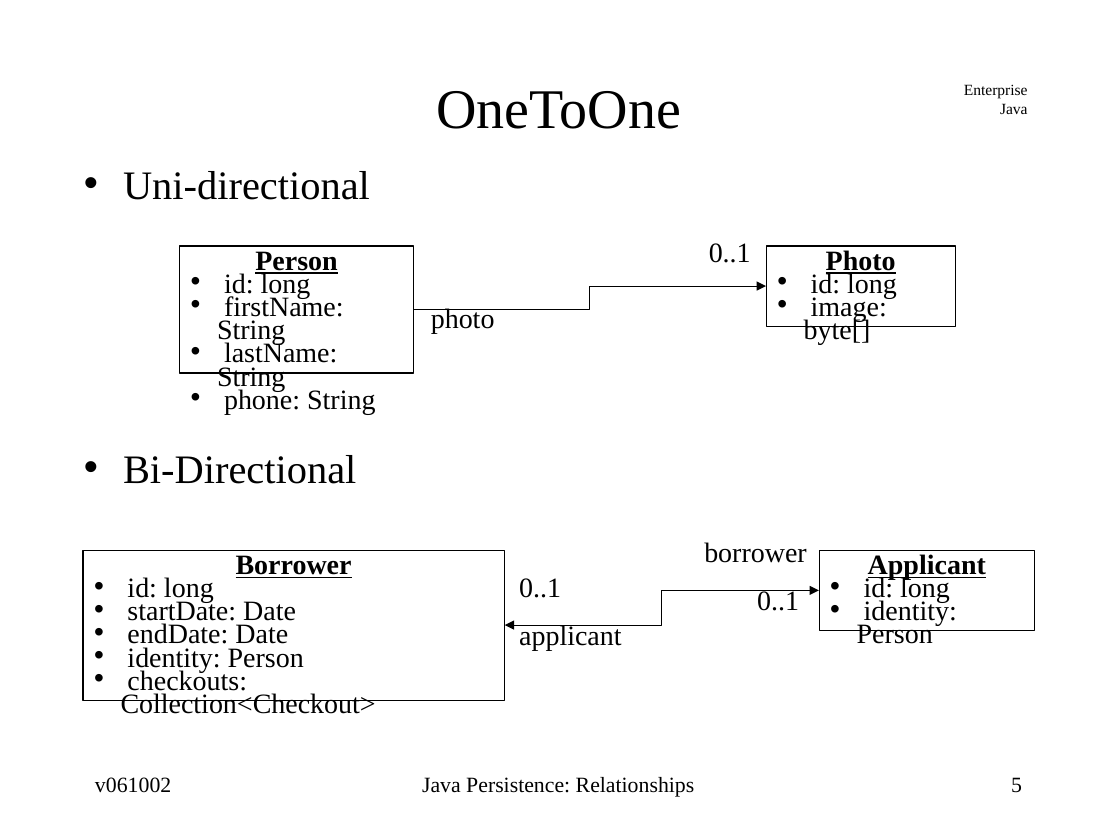
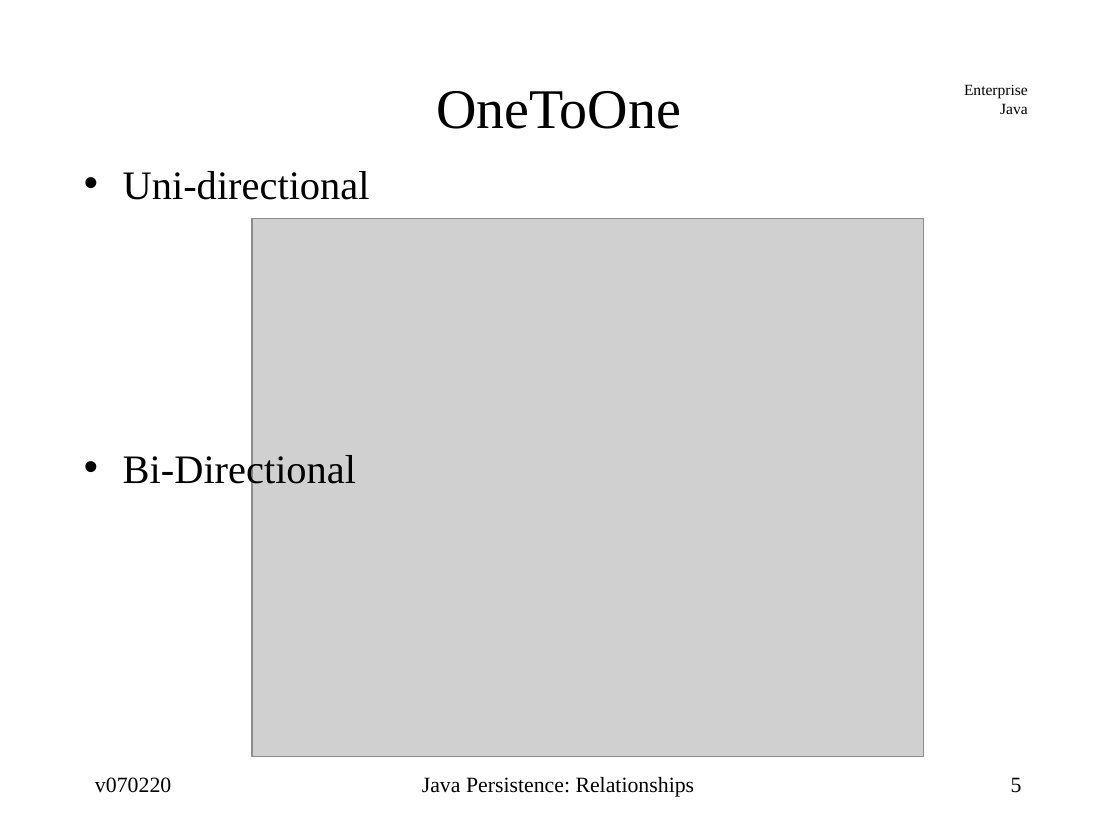
Before and after one commit to jcstaff/ejava-javaee, a slide deck: slide 5 of ormRelations/src/site/resources/lectures/ormRelations.ppt. Drawn at 1120x840 pixels with LibreOffice and Linux fonts; fonts in the diff are those of the drawing; grey boxes stand for pictures. Boxes give left, top, right and bottom in pixels: in the first picture for what was removed or moved away, otherwise in the second. Text is boxed around its words. In the diff, an @@ line names an element or a change of style, - is before the commit and + after.

```diff
--- a/ormRelations/src/site/resources/lectures/ormRelations.ppt
+++ b/ormRelations/src/site/resources/lectures/ormRelations.ppt
@@ picture added at (252,218,924,756) @@
@@ rectangle removed at (179,246,413,373) @@
-Person
-• id: long
-• firstName: String
-• lastName: String
-• phone: String
@@ text removed at (709,243,751,263) @@
-0..1
@@ rectangle removed at (766,246,955,327) @@
-Photo
-• id: long
-• image: byte[]
@@ elbow arrow removed from (413, 309) to (766, 286) @@
@@ text removed at (431,308,495,334) @@
-photo
@@ rectangle removed at (83,550,504,700) @@
-Borrower
-• id: long
-• startDate: Date
-• endDate: Date
-• identity: Person
-• checkouts: Collection<Checkout>
@@ text removed at (704,542,806,563) @@
-borrower
@@ rectangle removed at (819,550,1034,631) @@
-Applicant
-• id: long
-• identity: Person
@@ elbow double arrow removed from (505, 625) to (819, 590) @@
@@ text removed at (519,578,561,598) @@
-0..1
@@ text removed at (757,590,799,611) @@
-0..1
@@ text removed at (519,625,621,651) @@
-applicant
@@ text at (95,777,171,793): text changed @@
-v061002
+v070220
```
Also in this commit, not shown: 61 other slides changed, 22 other files.
